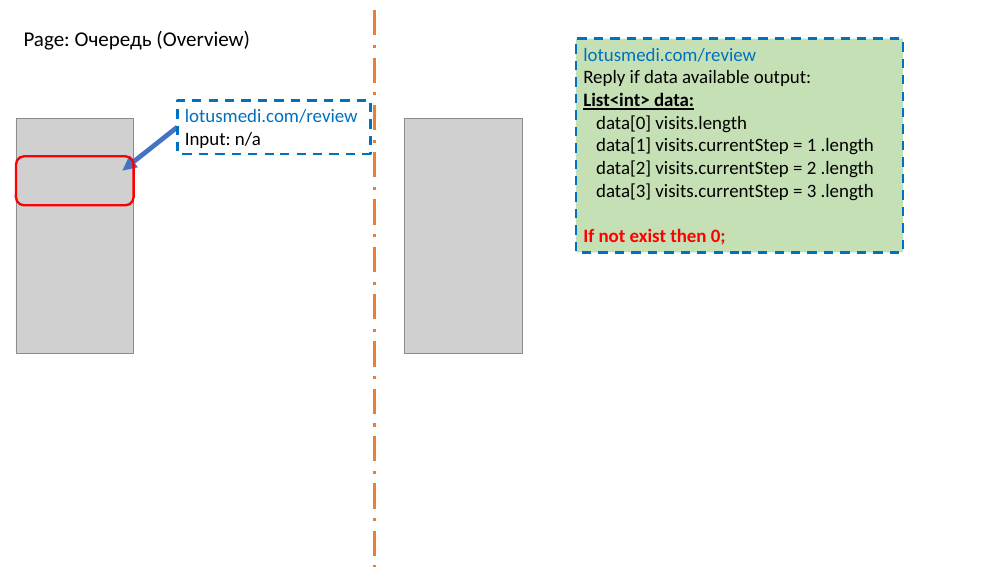
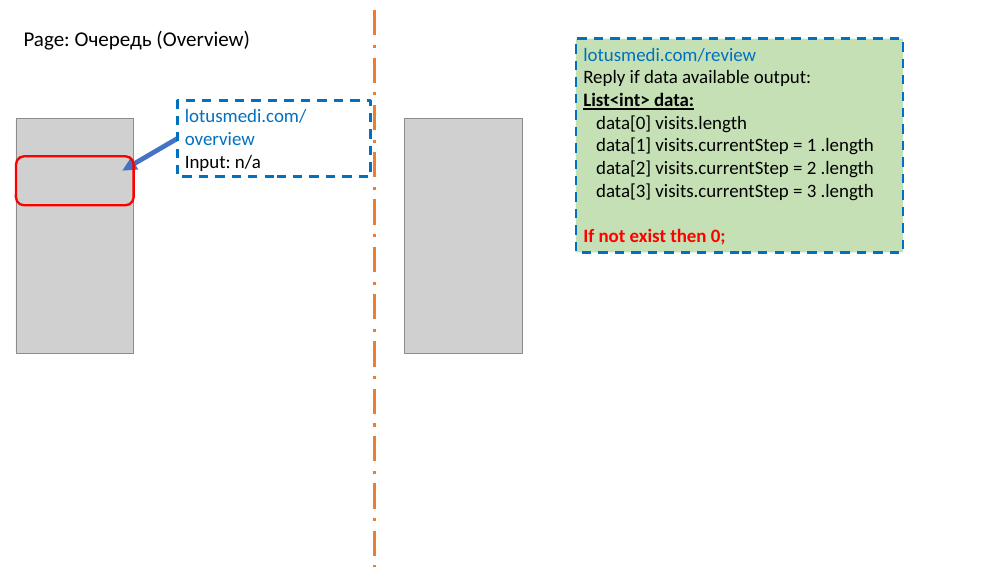
Before and after one commit to MarinaPak108/lotus, a slide deck: slide 17 of scenarioFlowChart.pptx (slide 7 before the commit). Drawn at 1008x567 pixels with LibreOffice and Linux fonts; fonts in the diff are those of the drawing; grey boxes stand for pictures. Boxes give left, top, right and bottom in pixels: in the first picture for what was removed or moved away, otherwise in the second. Text is boxed around its words. In the diff, an @@ line names an element or a change of style, - is before the commit and + after.

```diff
--- a/scenarioFlowChart.pptx
+++ b/scenarioFlowChart.pptx
@@ rectangle "lotusmedi.com/overview": place and size @@
-rectangle "lotusmedi.com/overview" at (178,101,371,154)
+rectangle "lotusmedi.com/overview" at (178,101,371,177)
@@ text in rectangle at (185,109,307,145): text changed @@
-lotusmedi.com/review
+lotusmedi.com/overview
@@ arrow moved from (178, 127) - (123, 171) to (178, 138) - (123, 171) @@
```
Also in this commit, not shown: 3 other slides changed, 17 slides added, 4 slides removed, 1 other file.
